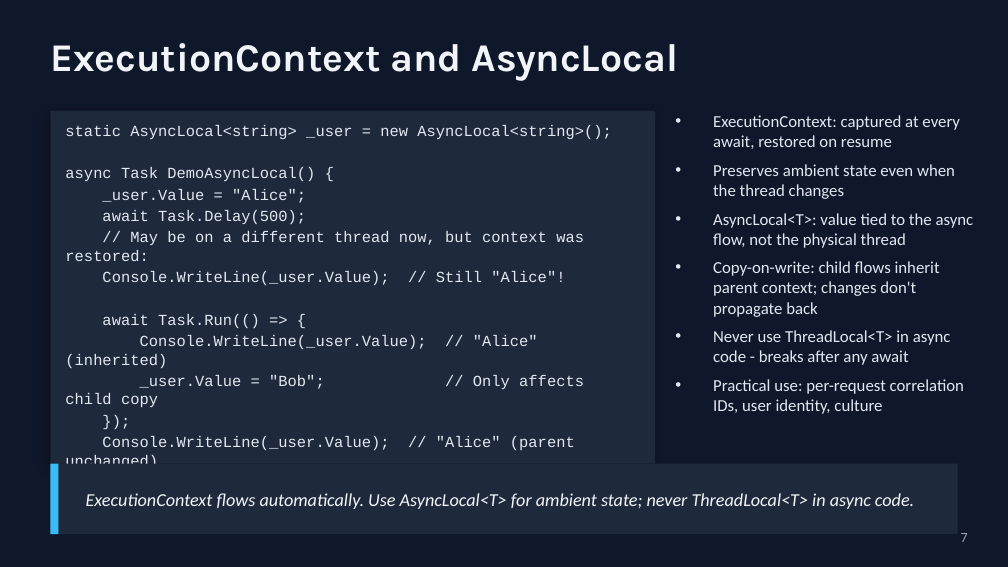
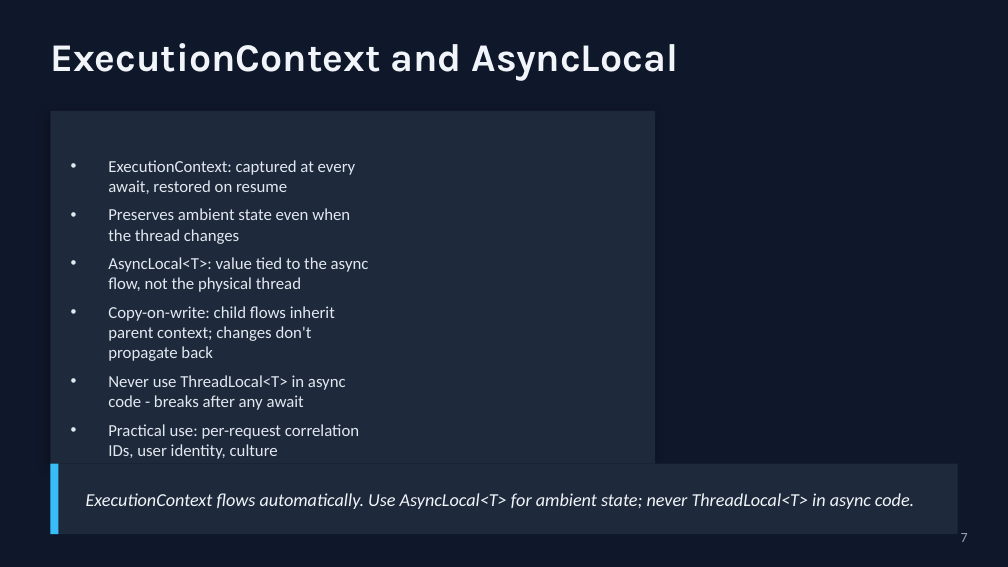
Before and after one commit to RaresNegrut/AsyncAwaitPresentation, a slide deck: slide 8 of presentation-r4.pptx. Drawn at 1008x567 pixels with LibreOffice and Linux fonts; fonts in the diff are those of the drawing. Boxes give left, top, right and bottom in pixels: in the first picture for what was removed or moved away, otherwise in the second. Text is boxed around its words. In the diff, an @@ line names an element or a change of style, - is before the commit and + after.

```diff
--- a/presentation-r4.pptx
+++ b/presentation-r4.pptx
@@ text removed at (x1=65, y1=125, x2=611, y2=464) @@
-static AsyncLocal<string> _user = new AsyncLocal<string>();
-async Task DemoAsyncLocal() {
-_user.Value = "Alice";
-await Task.Delay(500);
-// May be on a different thread now, but context was restored:
-Console.WriteLine(_user.Value); // Still "Alice"!
-await Task.Run(() => {
-Console.WriteLine(_user.Value); // "Alice" (inherited)
-_user.Value = "Bob"; // Only affects child copy
-});
-Console.WriteLine(_user.Value); // "Alice" (parent unchanged)
-}
@@ text "ExecutionContext: captured at every await, ..." moved from (x1=713, y1=115, x2=974, y2=414) to (x1=108, y1=160, x2=369, y2=459) @@
```
Also in this commit, not shown: 8 other slides changed.
